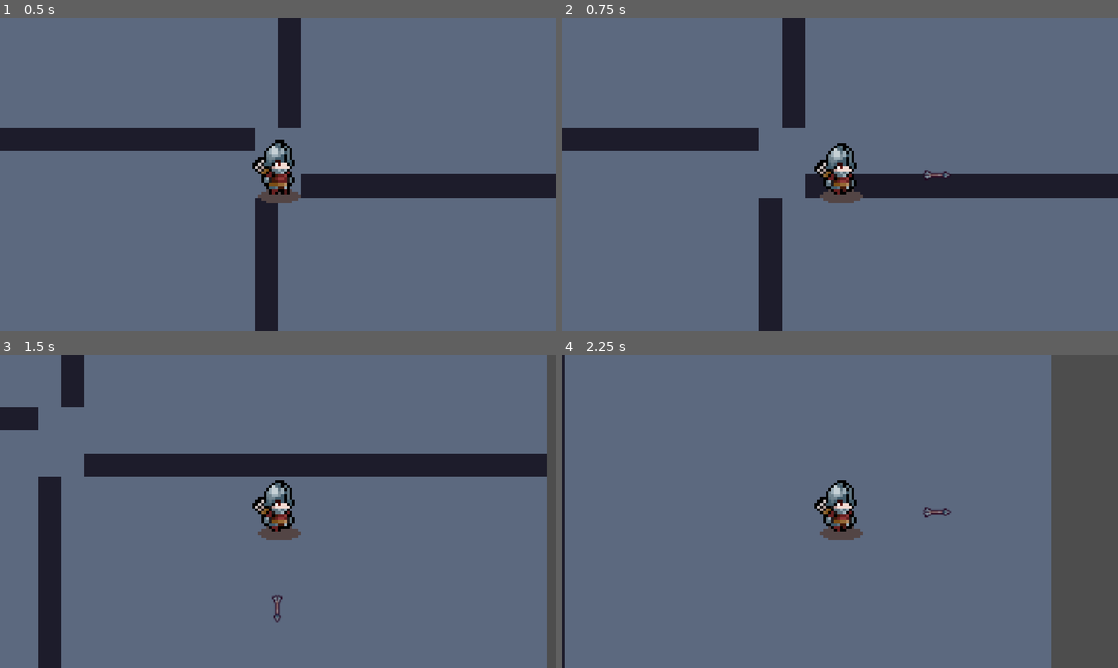
Above: before the commit, frames 1-4 (two rows, left to right).
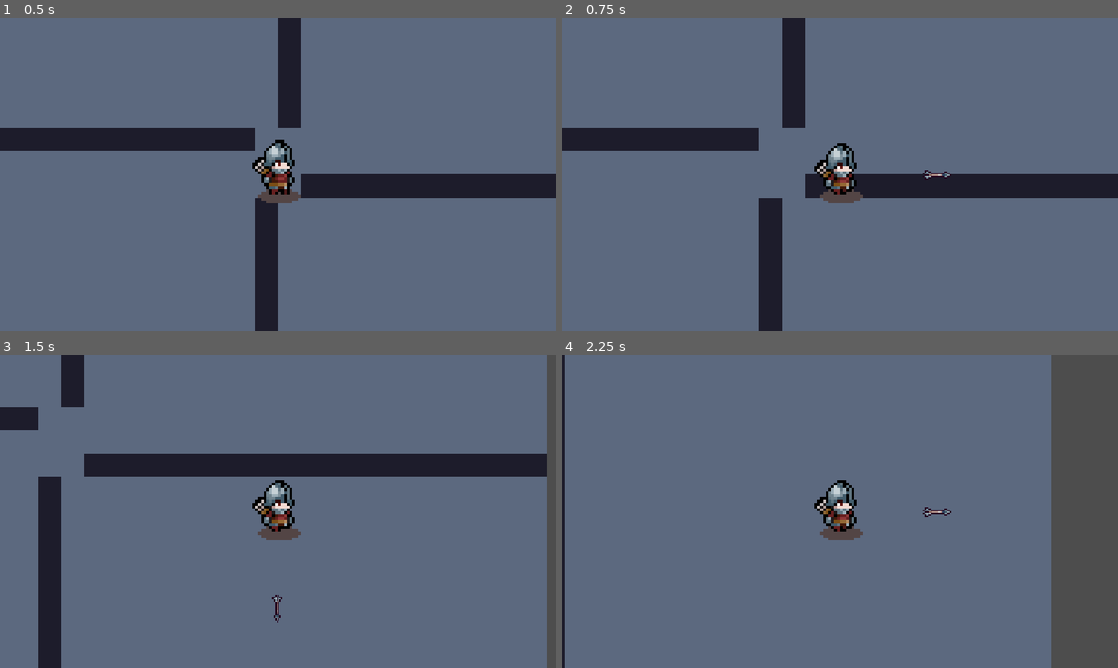
Above: after the commit, the same moments.

Repository: vorrjjard-2/game-dev
Game: Godot game, scene res://node_2d.tscn
Same seed, same stepped clock (60 frames per second), same inputs: the game is played once before the commit and once after it. The engine's default icon, where the game draws it, is replaced by a stand-in: a white triangle on a blue panel in a dark square.
Inputs:
- Up to frame 1 (0.5 s): no input
- Up to frame 2 (0.75 s): tap Enter (ui_accept) at 0.5 s; hold Right (ui_right) from 0.53 s (still down); tap Space (shoot) at 0.6 s
- Up to frame 3 (1.5 s): tap Enter (ui_accept) at 0.77 s; release Right (ui_right) at 1.28 s; hold Down (ui_down) from 1.28 s (still down); tap Space (shoot) at 1.35 s
- Up to frame 4 (2.25 s): tap Enter (ui_accept) at 1.52 s; release Down (ui_down) at 2.03 s; hold Right (ui_right) from 2.03 s (still down); tap Space (shoot) at 2.1 s

Frame 1 is identical in both runs. In frame 2, less than 0.1% of the frame differs, in the area x 64-70%, y 48-52%; in frame 3, less than 0.1%, in the area x 48-51%, y 76-86%; in frame 4, less than 0.1%.

Commit message:
changed hitboxes

Diff:
--- a/game-3/arrow.tscn
+++ b/game-3/arrow.tscn
@@ -10,6 +10,7 @@
 script = ExtResource("1_2ndhl")
 
 [node name="Sprite2D" type="Sprite2D" parent="." unique_id=809760904]
+texture_filter = 1
 texture = ExtResource("1_l5ahi")
 
 [node name="CollisionShape2D" type="CollisionShape2D" parent="." unique_id=1887585212]
--- a/game-3/enemy.tscn
+++ b/game-3/enemy.tscn
@@ -149,10 +149,10 @@
 "speed": 5.0
 }]
 
-[sub_resource type="CircleShape2D" id="CircleShape2D_epg4t"]
-radius = 7.0
+[sub_resource type="RectangleShape2D" id="RectangleShape2D_fs4d3"]
+size = Vector2(14, 14)
 
-[sub_resource type="CircleShape2D" id="CircleShape2D_iifgy"]
+[sub_resource type="RectangleShape2D" id="RectangleShape2D_7vxoj"]
 
 [node name="Enemy" type="CharacterBody2D" unique_id=762941587 groups=["enemy"]]
 collision_layer = 3
@@ -166,14 +166,14 @@
 animation = &"hurt"
 
 [node name="CollisionShape2D" type="CollisionShape2D" parent="." unique_id=613317956]
-shape = SubResource("CircleShape2D_epg4t")
+shape = SubResource("RectangleShape2D_fs4d3")
 
 [node name="Area2D" type="Area2D" parent="." unique_id=329761505 groups=["enemy"]]
 collision_layer = 2
 collision_mask = 2
 
 [node name="CollisionShape2D" type="CollisionShape2D" parent="Area2D" unique_id=1841276136]
-shape = SubResource("CircleShape2D_iifgy")
+shape = SubResource("RectangleShape2D_7vxoj")
 
 [connection signal="body_entered" from="Area2D" to="." method="_on_area_2d_body_entered"]
 [connection signal="body_exited" from="Area2D" to="." method="_on_area_2d_body_exited"]
--- a/game-3/node_2d.tscn
+++ b/game-3/node_2d.tscn
@@ -196,11 +196,11 @@
 "speed": 5.0
 }]
 
-[sub_resource type="CircleShape2D" id="CircleShape2D_pr7xa"]
-radius = 12.0
-
-[sub_resource type="CircleShape2D" id="CircleShape2D_5icao"]
-radius = 22.090721
+[sub_resource type="RectangleShape2D" id="RectangleShape2D_k73cj"]
+size = Vector2(16, 30)
+
+[sub_resource type="RectangleShape2D" id="RectangleShape2D_rjqkl"]
+size = Vector2(27, 36)
 
 [sub_resource type="TileSetAtlasSource" id="TileSetAtlasSource_ma08v"]
 texture = ExtResource("6_ei405")
@@ -3652,7 +3652,8 @@
 animation = &"hurt"
 
 [node name="CollisionShape2D" type="CollisionShape2D" parent="Player" unique_id=247195063]
-shape = SubResource("CircleShape2D_pr7xa")
+position = Vector2(-4, -5)
+shape = SubResource("RectangleShape2D_k73cj")
 
 [node name="Camera2D" type="Camera2D" parent="Player" unique_id=67141041]
 zoom = Vector2(3, 3)
@@ -3662,7 +3663,8 @@
 collision_mask = 2
 
 [node name="CollisionShape2D" type="CollisionShape2D" parent="Player/Area2D" unique_id=2117467339]
-shape = SubResource("CircleShape2D_5icao")
+position = Vector2(-3.5, -4)
+shape = SubResource("RectangleShape2D_rjqkl")
 
 [node name="TileMapLayer" type="TileMapLayer" parent="." unique_id=1110422510]
 z_index = -1
